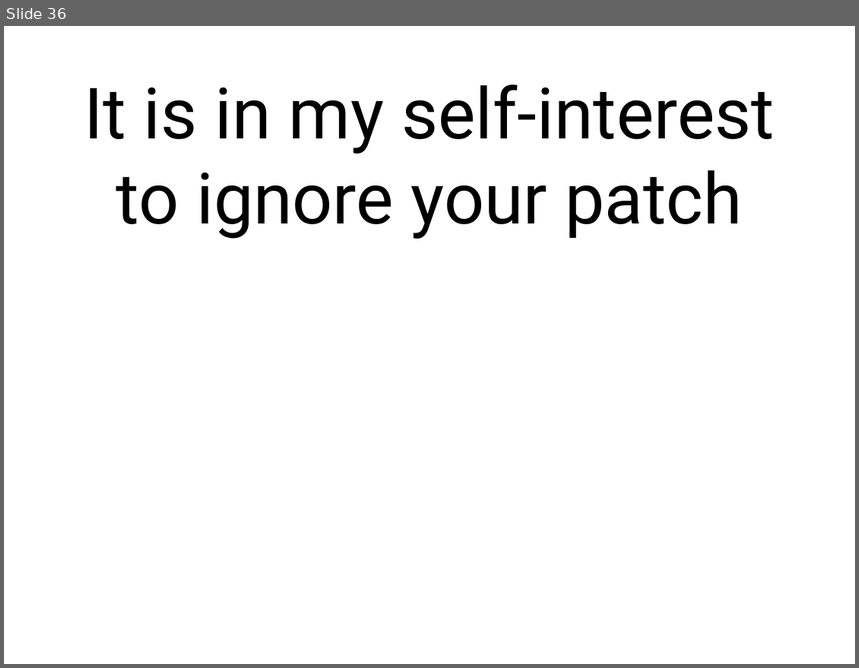
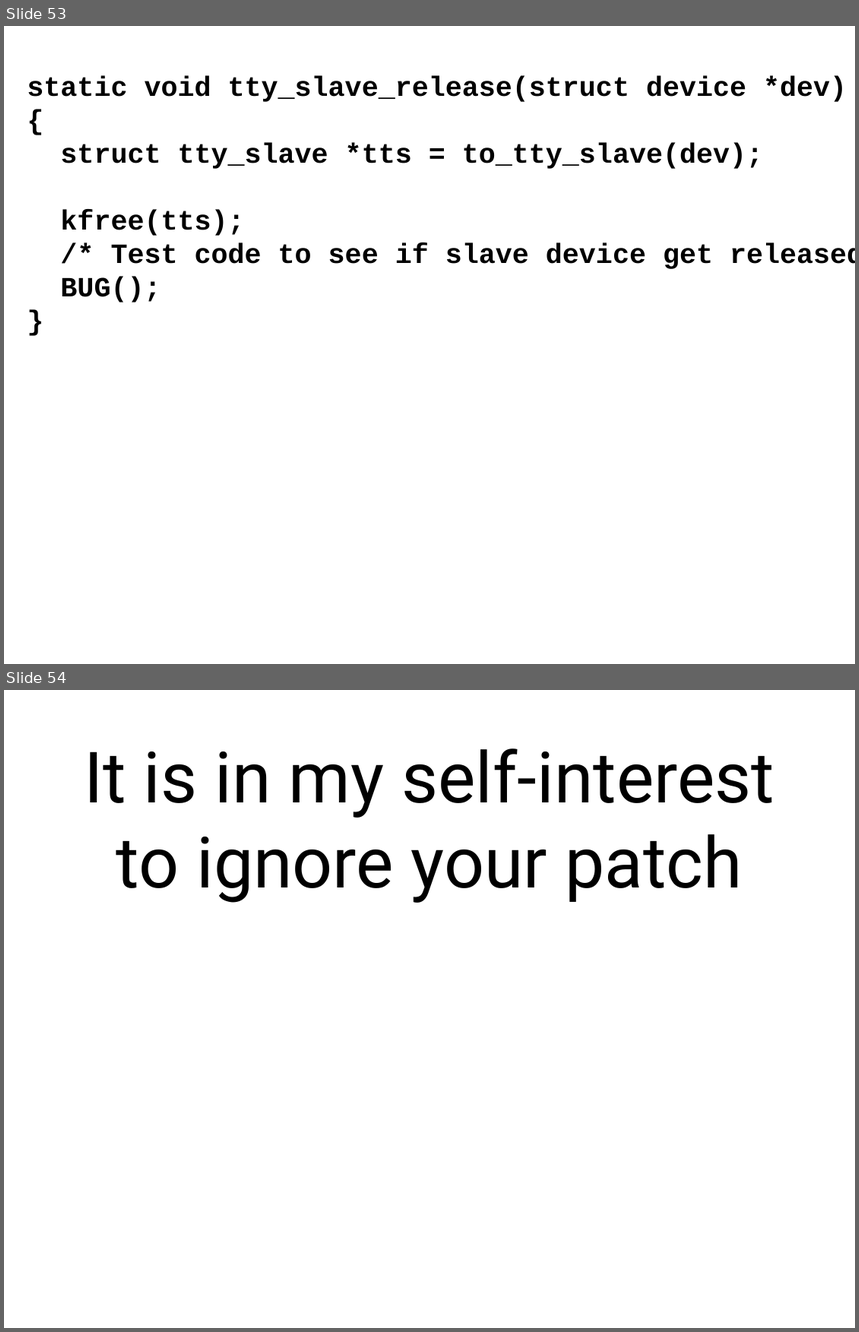
Before and after one commit to gregkh/presentation-linux-maintainer, a slide deck: maintainer.odp. Shown one above the other, each under a label of ours: slide 36 before the commit, slides 53 and 54 after it. The pictures are 859x668 and 859x1332 pixels, drawn with LibreOffice and Linux fonts; fonts in the diff are those of the drawing. Boxes give left, top, right and bottom in pixels: in the first picture for what was removed or moved away, otherwise in the second. Text is boxed around its words. In the diff, an @@ line names an element or a change of style, - is before the commit and + after.

```diff
--- a/maintainer.odp
+++ b/maintainer.odp
@@ slide 53 added at (4,26,855,664), background #FFFFFF @@
@@ text added at (27,76,855,303), 26 pt, text #000000, bold @@
+static void tty_slave_release(struct device *dev)
+{
+struct tty_slave *tts = to_tty_slave(dev);
+kfree(tts);
+/* Test code to see if slave device get released */
+BUG();
+}
@@ what was slide 36 is now slide 54 @@
```
Also in this commit, not shown: 2 slides changed, 16 other slides added, 1 other file.
